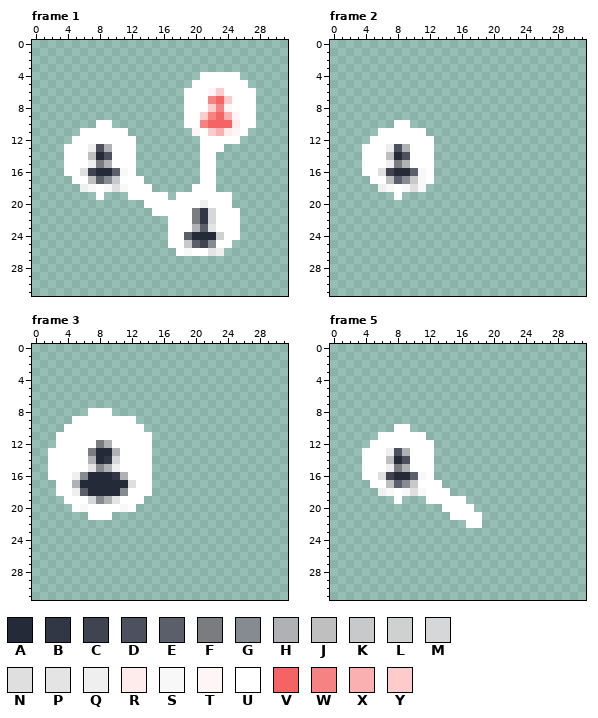
One commit to this animated GIF sprite: src/client/gui/ui/resources/logo_gif.gif. The first picture shows the starting point.
The file is 32x32 pixels, 12 frames. Colours within 5 levels of each other are drawn and written as one. Shown: frame 1, frame 2, frame 3, frame 5. The commit also changed other frames, which this record leaves out.
Palette (. is transparent): A #242a38  B #313744  C #3f4450  D #4c515d  E #5b5f6a  F #7b7c7f  G #868a91  H #b0b1b4  J #bfbfc0  K #c8c9cb  L #cfd0d0  M #d6d7d9  N #dfdfdf  P #e4e4e5  Q #efefef  R #feecec  S #f8f8f9  T #fef6f6  U #ffffff  V #f56465  W #f78283  X #fab0b1  Y #fccbcc
Pixels before, frame 1, first column x 4:
 4 .................UUUUU..
 5 ................UUUUUUU.
 6 ...............UUUTYUUUU
 7 ...............UUUWVYUUU
 8 ...............UUUYWTUUU
 9 ...............UUYWVXTUU
10 ....UU.........UUWVVVRUU
11 ..UUUUUU........TUYXRTU.
12 .UUUUUUUU........UUUUU..
13 UUUQDHUUU........UUU....
14 UUUJADUUU........UU.....
15 UUUQFHUUU........UU.....
16 UUNCAAESU........UU.....
17 .UUJEGKUUU.......UU.....
18 ..QSUSNSUUU.....UUU.....
19 ....U...UUUUU.UUUUUUU...
20 ..........UUUUUUUQUUU...
21 ...........UUUUUFBMUUU..
22 .............UUUFBMUUU..
23 .............UUUHEPUUU..
24 .............UUEAAALUU..
25 .............UUKECGUU...
26 ..............USUUPQ....
Pixels before, frame 2, first column x 4:
10 ....UU...
11 ..UUUUUU.
12 .UUUUUUUU
13 UUUQDHUUU
14 UUUJADUUU
15 UUUQFHUUU
16 UUNCAAESU
17 .UUJEGKSU
18 ..QSUSNS.
19 ....U....
Pixels before, frame 3, first column x 2:
 8 .....UUU.....
 9 ...UUUUUUUU..
10 ..UUUUUUUUUU.
11 .UUUUUUUUUUUU
12 .UUUUUFHUUUUU
13 UUUUUFAAHUUUU
14 UUUUUHABMUUUU
15 UUUUUPGHQUUUU
16 UUUQGAAABHUUU
17 .UUHAAAAAANUU
18 .UUQEAAAAGUUU
19 ..UUUMGHPUUU.
20 ...USUUUUSU..
21 .....UUU.....
Pixels before, frame 5, first column x 4:
10 ....UU.........
11 ..UUUUUU.......
12 .UUUUUUUU......
13 UUUQDHUUU......
14 UUUJADUUU......
15 UUUQFHUUU......
16 UUNCAAESU......
17 .UUJEGKUUU.....
18 ..QSUSNSUUU....
19 ....U...UUUUU..
20 ..........UUUU.
21 ...........UUUU
22 .............UU
After:
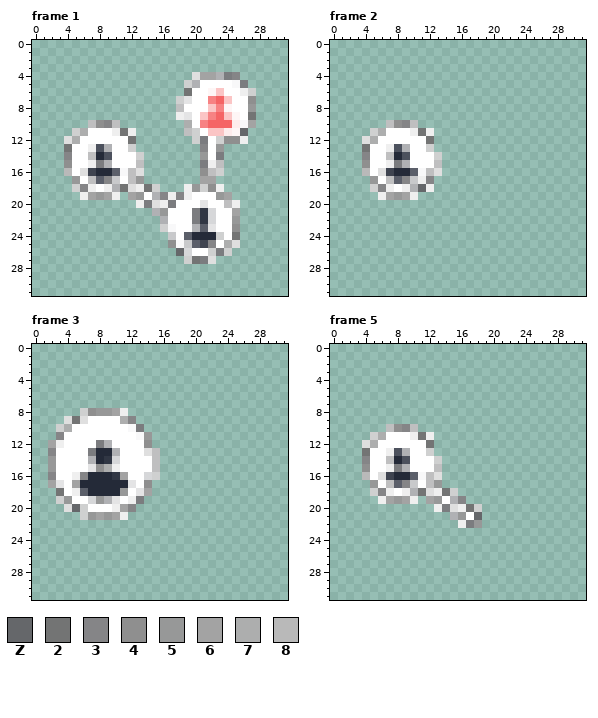
Colours new in this view: Z #65676a  2 #737474  3 #858587  4 #8f8f8f  5 #979898  6 #a3a3a3  7 #adaeae  8 #b9b9b9
The edit:
colour Y: #fccbcc -> #fbc5c5
Frame 1:
y 4: x 20..25 .UUUUU -> N66HF3
y 5: x 19..20 .U -> LH; x 25..26 UU -> SF
y 6: x 19 U -> 2; x 26..27 UU -> QL
y 7: x 18..19 .U -> LP; x 27 U -> 4
y 8: x 18 . -> J; x 27 U -> 5
y 9: x 18..19 .U -> QP; x 24 X -> Y; x 27 U -> 2
y 10: x 7..10 .UU. -> J43J; x 19 U -> 7; x 26..27 UU -> S6
y 11: x 5..6 .U -> L7; x 10..12 UU. -> Q2Q; x 19..20 .T -> JL; x 23 X -> Y; x 26 U -> Z
y 12: x 4..5 .U -> N7; x 12 U -> 2; x 20..21 .U -> LF; x 23..26 UUU. -> L44Q
y 13: x 4 U -> 2; x 12 U -> L; x 21 U -> 3; x 23 U -> 5
y 14: x 4 U -> 3; x 13 . -> L; x 21 U -> 5; x 23 . -> F
y 15: x 4 U -> 4; x 13 . -> J; x 21..23 UU. -> FQJ
y 16: x 4 U -> 8; x 12..13 U. -> JN; x 21..23 UU. -> 4JL
y 17: x 5 U -> 5; x 9 G -> 3; x 12..13 UU -> J5; x 21..22 UU -> 66
y 18: x 5..7 .QS -> L3Q; x 9..15 SNSUUU. -> QH2NQ2L; x 19..23 .UUU. -> Q5L4Q
y 19: x 6..10 ..U.. -> Q656Q; x 12..13 UU -> 65; x 15..19 UU.UU -> H3Q3Q; x 23..24 UU -> 56
y 20: x 13..17 .UUUU -> QFNQF; x 21 Q -> P; x 24..25 U. -> JQ
y 21: x 15..16 UU -> H5; x 25 U -> 6
y 22: x 16 . -> H; x 25 U -> 5
y 23: x 16..17 .U -> LS; x 25 U -> 4
y 24: x 17 U -> K; x 25 U -> 2
y 25: x 17..18 UU -> 4S; x 22 G -> 3; x 24..25 U. -> 7N
y 26: x 18..19 US -> ZM; x 22..24 PQ. -> LFL
y 27: x 19..22 .... -> L2FN
Frame 2:
y 10: x 7..10 .UU. -> J43J
y 11: x 5..6 .U -> L7; x 10..12 UU. -> Q2Q
y 12: x 4..5 .U -> N7; x 12 U -> 2
y 13: x 4 U -> 2; x 12 U -> L
y 14: x 4 U -> 3; x 13 . -> L
y 15: x 4 U -> 4; x 13 . -> J
y 16: x 4 U -> 8; x 12..13 U. -> JN
y 17: x 5 U -> 5; x 9 G -> 3; x 11..12 SU -> Q3
y 18: x 5..7 .QS -> L3Q; x 9..12 SNS. -> QHZQ
y 19: x 6..10 ..U.. -> Q656Q
Frame 3:
y 8: x 6..11 .UUU.. -> L4556Q
y 9: x 4..6 .UU -> N2N; x 11..12 UU -> 73
y 10: x 3..4 .U -> L7; x 12..13 UU -> SF
y 11: x 3 U -> 3; x 13..14 UU -> S5
y 12: x 2..3 .U -> 6Q; x 14 U -> 4
y 13: x 2 U -> 3; x 14..15 U. -> NJ
y 14: x 2 U -> 5; x 15 . -> J
y 15: x 2 U -> 5; x 8..9 GH -> 47; x 15 . -> J
y 16: x 2 U -> 3; x 6 G -> 3; x 11 H -> 6; x 14..15 U. -> ML
y 17: x 2..3 .U -> 6P; x 5 H -> 6; x 12 N -> P; x 14 U -> 4
y 18: x 3 U -> 2; x 11 G -> 5; x 13..14 UU -> P6
y 19: x 3..4 .U -> L5; x 8 G -> 5; x 12..13 UU -> QF
y 20: x 4..6 .US -> NZL; x 10..12 USU -> Q63
y 21: x 6..11 .UUU.. -> L5656Q
Frame 5:
y 10: x 7..10 .UU. -> J43J
y 11: x 5..6 .U -> L7; x 10..12 UU. -> Q2Q
y 12: x 4..5 .U -> N7; x 12 U -> 2
y 13: x 4 U -> 2; x 12 U -> L
y 14: x 4 U -> 3; x 13 . -> L
y 15: x 4 U -> 4; x 13 . -> J
y 16: x 4 U -> 8; x 12..13 U. -> JN
y 17: x 5 U -> 5; x 9 G -> 3; x 12..13 UU -> J5
y 18: x 5..7 .QS -> L3Q; x 9..15 SNSUUU. -> QH2NQ2L
y 19: x 6..10 ..U.. -> Q656Q; x 12..13 UU -> 65; x 15..16 UU -> H3
y 20: x 13..18 .UUUU. -> QFNQ2L
y 21: x 15..16 UU -> H5; x 18 U -> Z
y 22: x 16..18 .UU -> QF5
Pixel boxes of the changes (left, top, right, bottom) in both pictures:
changed: (64, 72, 256, 264)
changed: (362, 120, 442, 200)
changed: (48, 408, 160, 520)
changed: (362, 424, 482, 528)
